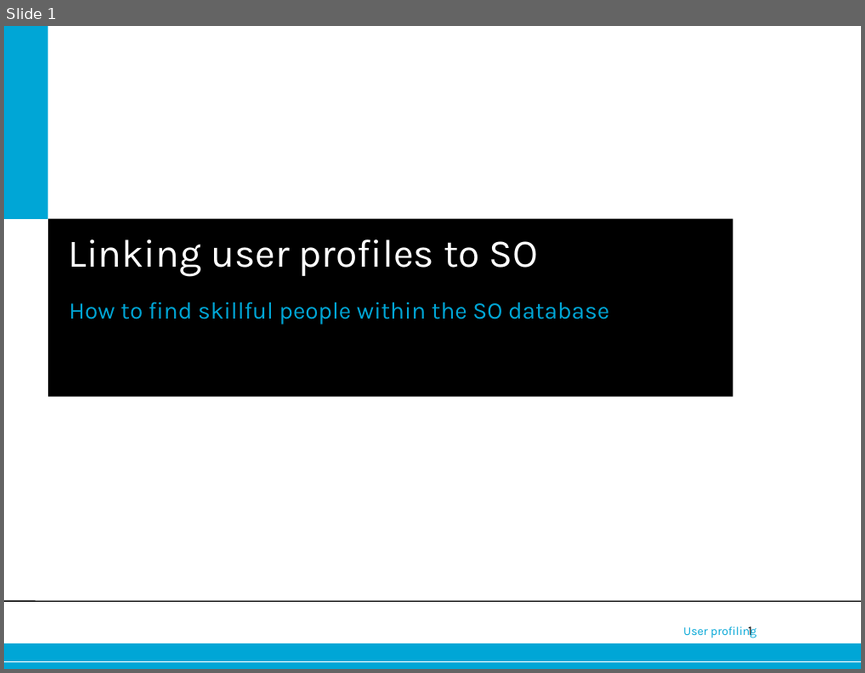
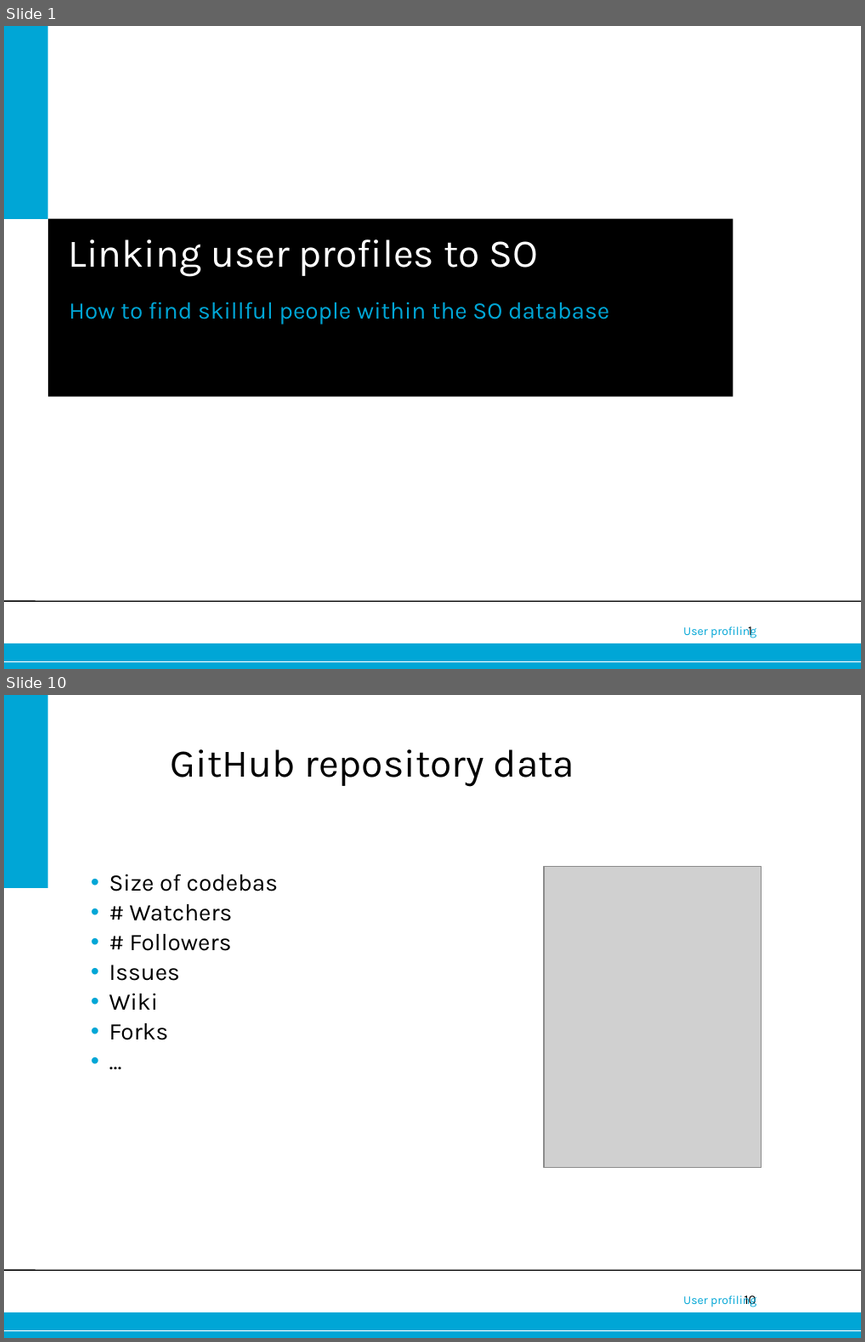
Before and after one commit to joostverdoorn/IN4334, a slide deck: assignment3/msr_pres2.odp. Shown one above the other, each under a label of ours: slide 1 before the commit, slides 1 and 10 after it; the slides between them are not shown. The pictures are 865x673 and 865x1342 pixels, drawn with LibreOffice and Linux fonts; fonts in the diff are those of the drawing; grey boxes stand for pictures; background and template pictures are left out. Boxes give left, top, right and bottom in pixels: in the first picture for what was removed or moved away, otherwise in the second. Text is boxed around its words. In the diff, an @@ line names an element or a change of style, - is before the commit and + after.

```diff
--- a/assignment3/msr_pres2.odp
+++ b/assignment3/msr_pres2.odp
@@ slide 10 added at (4,695,861,1338), background #FFFFFF; not listed: 5 template elements that a slide beside it also shows @@
@@ rectangle added at (4,695,47,888), fill #00A6D6 @@
@@ title added at (171,749,575,786), 33 pt, text #000000 @@
+GitHub repository data
@@ picture added at (544,867,760,1168) @@
@@ text added at (109,873,278,1040), 20 pt, text #000000 @@
+• Size of codebas
+• # Watchers
+• # Followers
+• Issues
+• Wiki
+• Forks
+• ...
```
Also in this commit, not shown: 7 slides changed, 1 other slide added.
